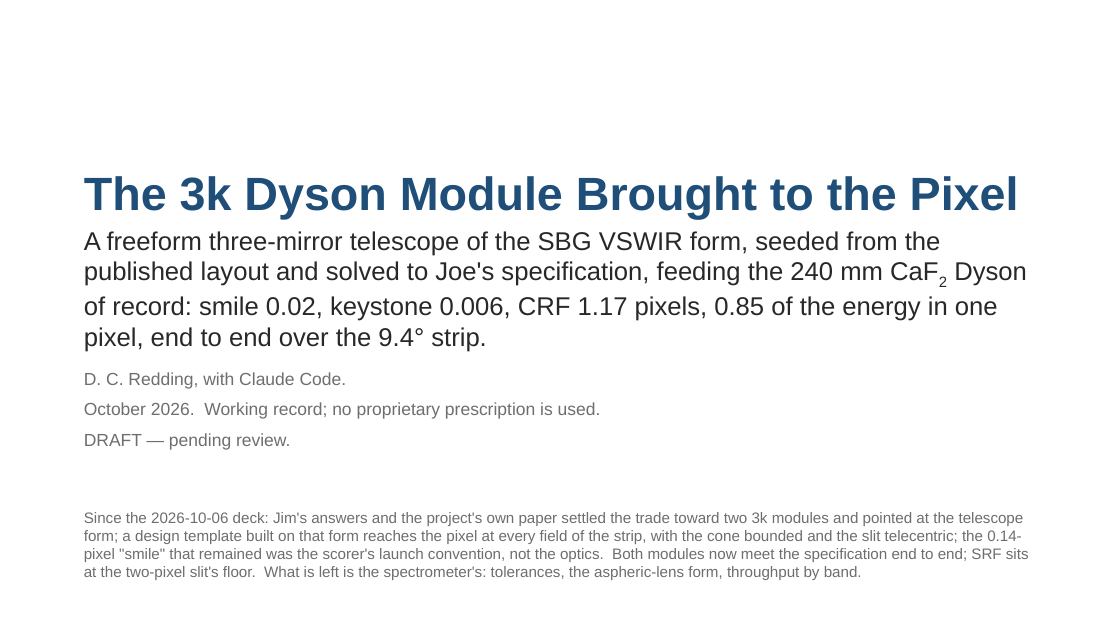
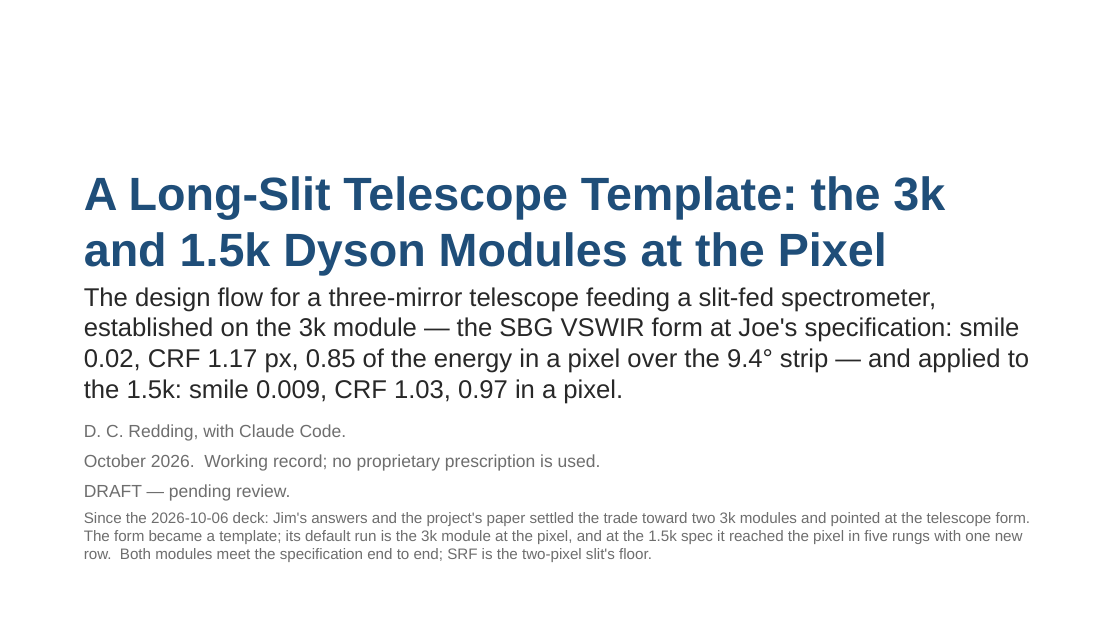
Before and after one commit to nasa-jpl/macos, a slide deck: slide 1 of demo_session/deck_dyson_3k.pptx. Drawn at 1120x630 pixels with LibreOffice and Linux fonts; fonts in the diff are those of the drawing. Boxes give left, top, right and bottom in pixels: in the first picture for what was removed or moved away, otherwise in the second. Text is boxed around its words. In the diff, an @@ line names an element or a change of style, - is before the commit and + after.

```diff
--- a/demo_session/deck_dyson_3k.pptx
+++ b/demo_session/deck_dyson_3k.pptx
@@ text at (x1=84, y1=176, x2=1029, y2=404): text changed @@
-The 3k Dyson Module Brought to the Pixel
-A freeform three-mirror telescope of the SBG VSWIR form, seeded from the published layout and solved to Joe's specification, feeding the 240 mm CaF2 Dyson of record: smile 0.02, keystone 0.006, CRF 1.17 pixels, 0.85 of the energy in one pixel, end to end over the 9.4° strip.
+A Long-Slit Telescope Template: the 3k and 1.5k Dyson Modules at the Pixel
+The design flow for a three-mirror telescope feeding a slit-fed spectrometer, established on the 3k module — the SBG VSWIR form at Joe's specification: smile 0.02, CRF 1.17 px, 0.85 of the energy in a pixel over the 9.4° strip — and applied to the 1.5k: smile 0.009, CRF 1.03, 0.97 in a pixel.
@@ text at (x1=84, y1=512, x2=1030, y2=562): text changed @@
-Since the 2026-10-06 deck: Jim's answers and the project's own paper settled the trade toward two 3k modules and pointed at the telescope form; a design template built on that form reaches the pixel at every field of the strip, with the cone bounded and the slit telecentric; the 0.14-pixel "smile" that remained was the scorer's launch convention, not the optics. Both modules now meet the specification end to end; SRF sits at the two-pixel slit's floor. What is left is the spectrometer's: tolerances, the aspheric-lens form, throughput by band.
+Since the 2026-10-06 deck: Jim's answers and the project's paper settled the trade toward two 3k modules and pointed at the telescope form. The form became a template; its default run is the 3k module at the pixel, and at the 1.5k spec it reached the pixel in five rungs with one new row. Both modules meet the specification end to end; SRF is the two-pixel slit's floor.
```
Also in this commit, not shown: 12 other slides changed, 2 slides added, 2 other files.
